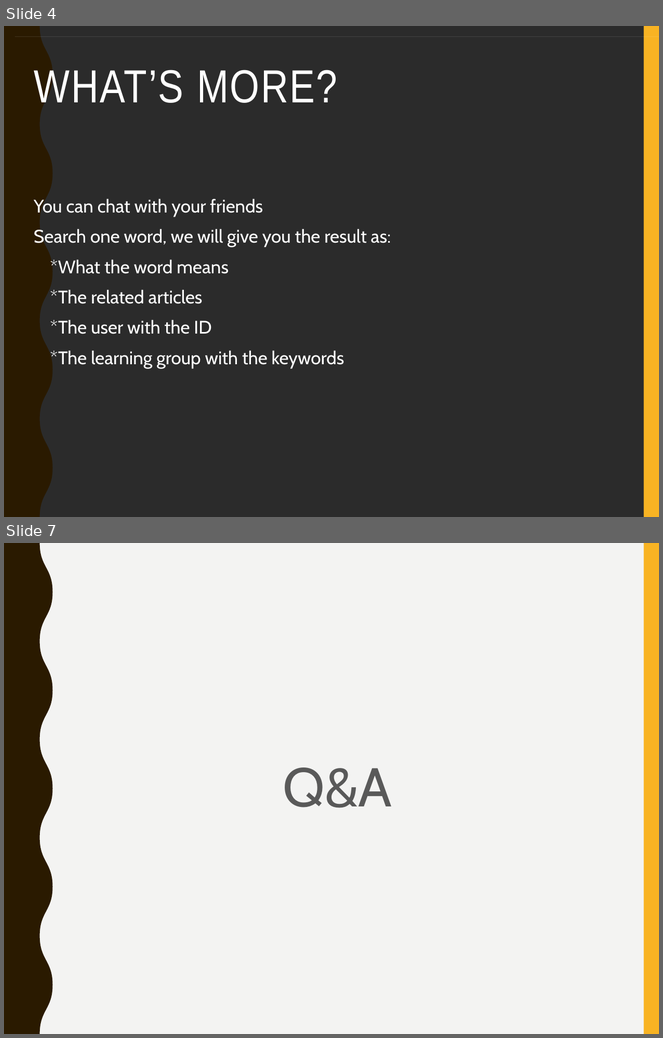
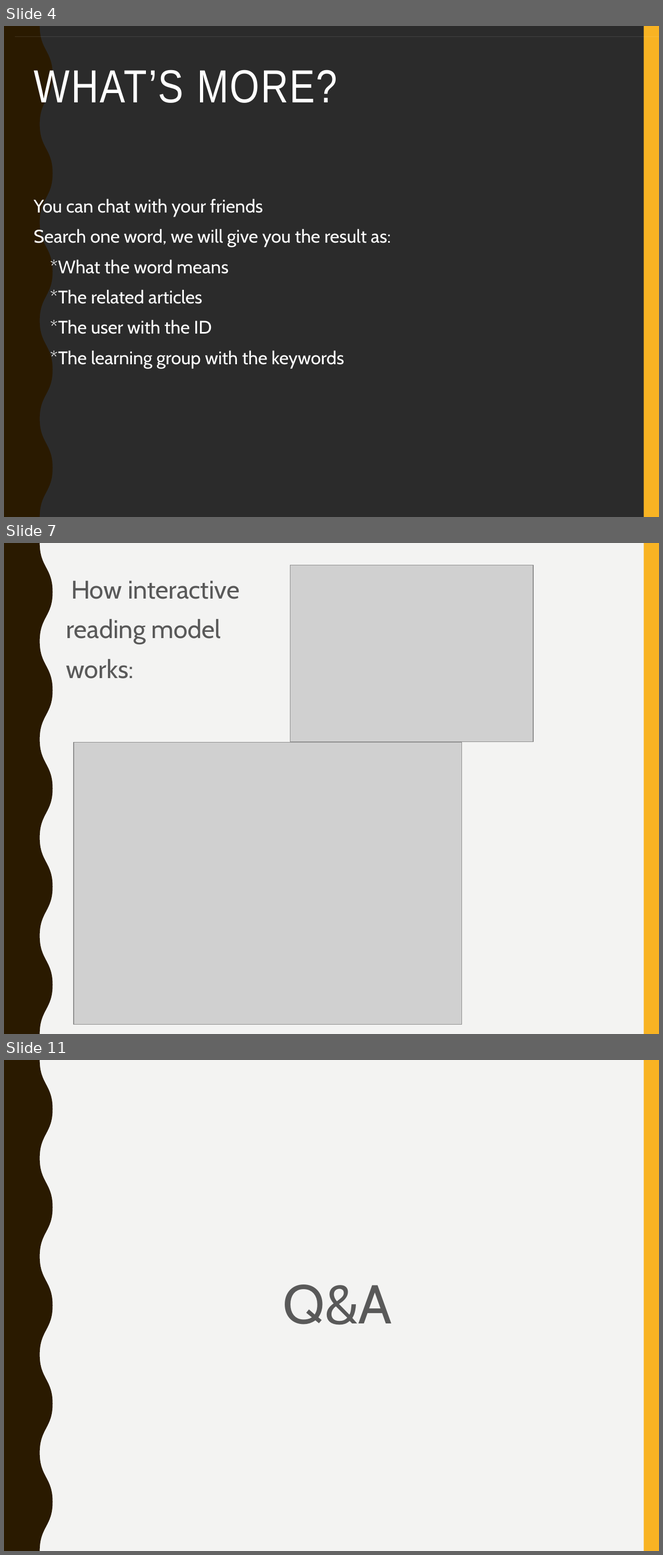
Before and after one commit to LockeyCheng/LockeyCheng.github.io, a slide deck: EasyReadingIntro.pptx. Shown one above the other, each under a label of ours: slides 4 and 7 before the commit, slides 4, 7 and 11 after it; the slides between them are not shown. The pictures are 663x1038 and 663x1555 pixels, drawn with LibreOffice and Linux fonts; fonts in the diff are those of the drawing; grey boxes stand for pictures; background and template pictures are left out; a plain dark background stands for a picture behind light text. Boxes give left, top, right and bottom in pixels: in the first picture for what was removed or moved away, otherwise in the second. Text is boxed around its words. In the diff, an @@ line names an element or a change of style, - is before the commit and + after.

```diff
--- a/EasyReadingIntro.pptx
+++ b/EasyReadingIntro.pptx
@@ slide 7 added at <box>4,543,659,1034</box>, background #F3F3F2; not listed: 2 template elements that a slide beside it also shows @@
@@ picture added at <box>291,565,533,742</box> @@
@@ text added at <box>66,580,240,679</box>, 28 pt, text #595959 @@
+• How interactive
+reading model
+works:
@@ picture added at <box>74,742,462,1025</box> @@
@@ what was slide 7 is now slide 11 @@
```
Also in this commit, not shown: 4 slides changed, 3 other slides added, 1 other file.
